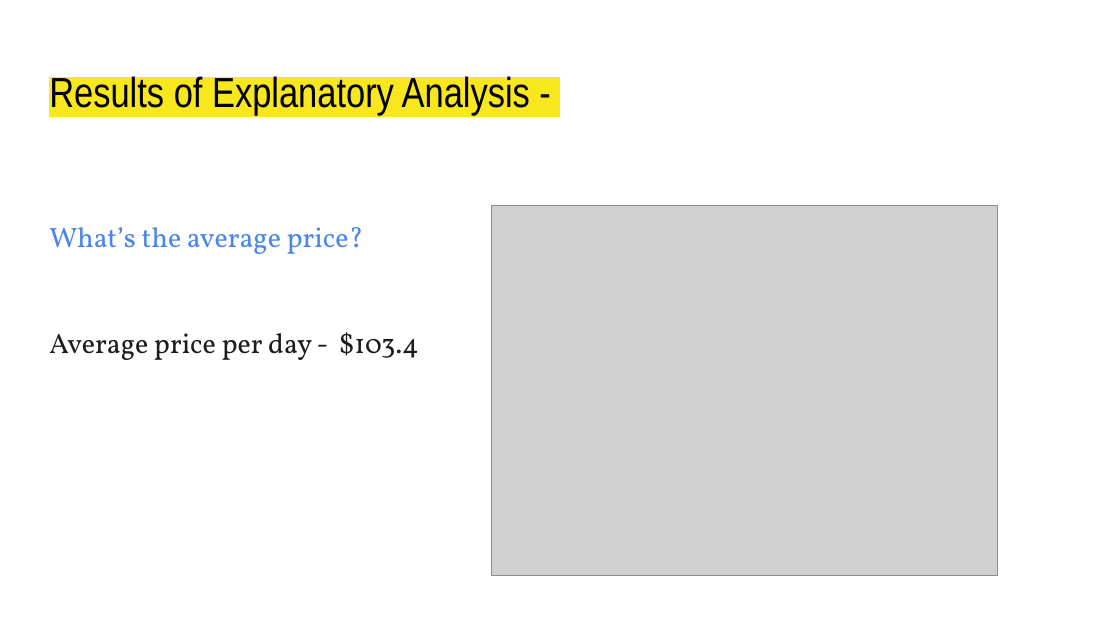
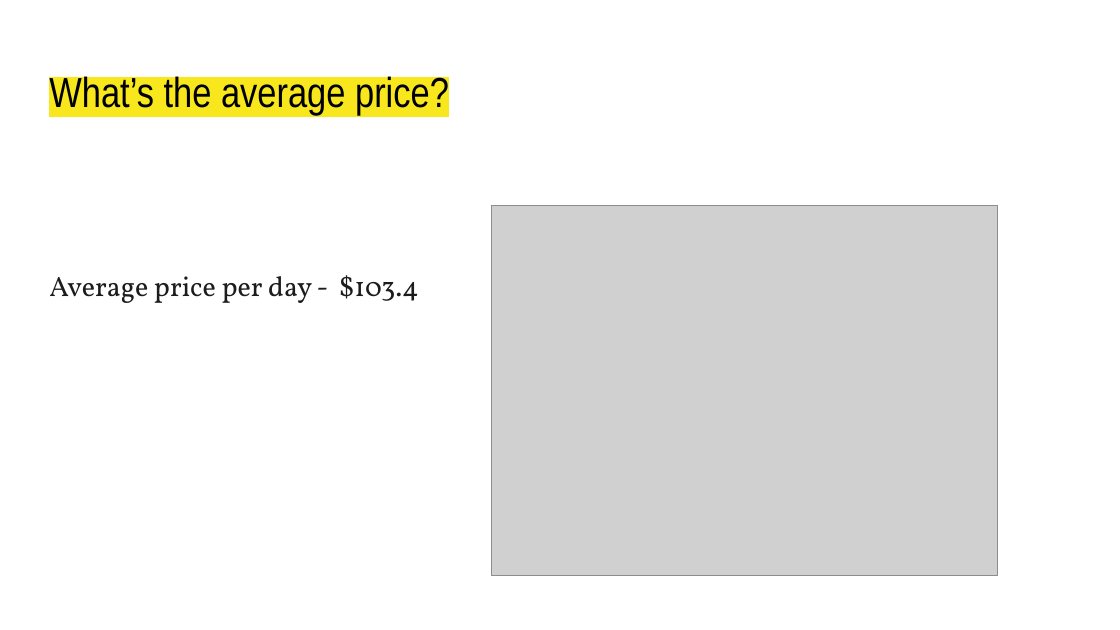
Before and after one commit to domivillacis/Hotel_reservations_analysis, a slide deck: slide 8 of Hotel_Reservations.pptx. Drawn at 1120x630 pixels with LibreOffice and Linux fonts; fonts in the diff are those of the drawing; grey boxes stand for pictures. Boxes give left, top, right and bottom in pixels: in the first picture for what was removed or moved away, otherwise in the second. Text is boxed around its words. In the diff, an @@ line names an element or a change of style, - is before the commit and + after.

Commit message:
adding analysis to pp

```diff
--- a/Hotel_Reservations.pptx
+++ b/Hotel_Reservations.pptx
@@ title at box(49, 73, 449, 116): text changed @@
-Results of Explanatory Analysis -
+What’s the average price?
@@ text at box(49, 227, 364, 254): paragraph removed @@
-What’s the average price?
```
Also in this commit, not shown: 19 other slides changed, 15 slides added, 3 slides removed.
